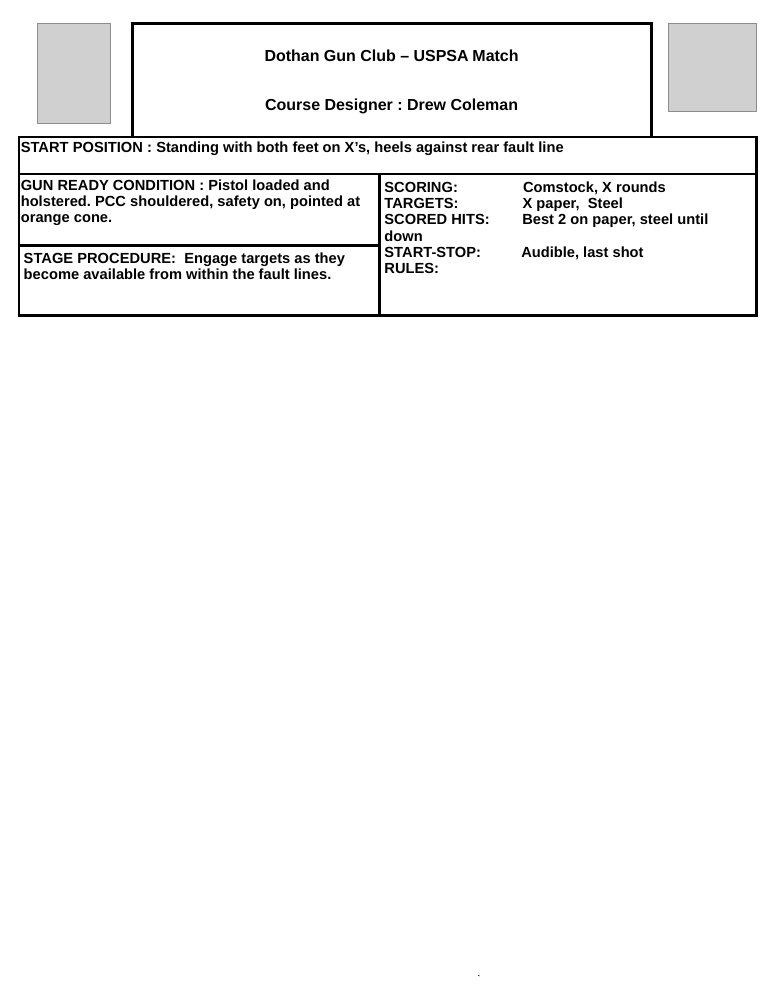
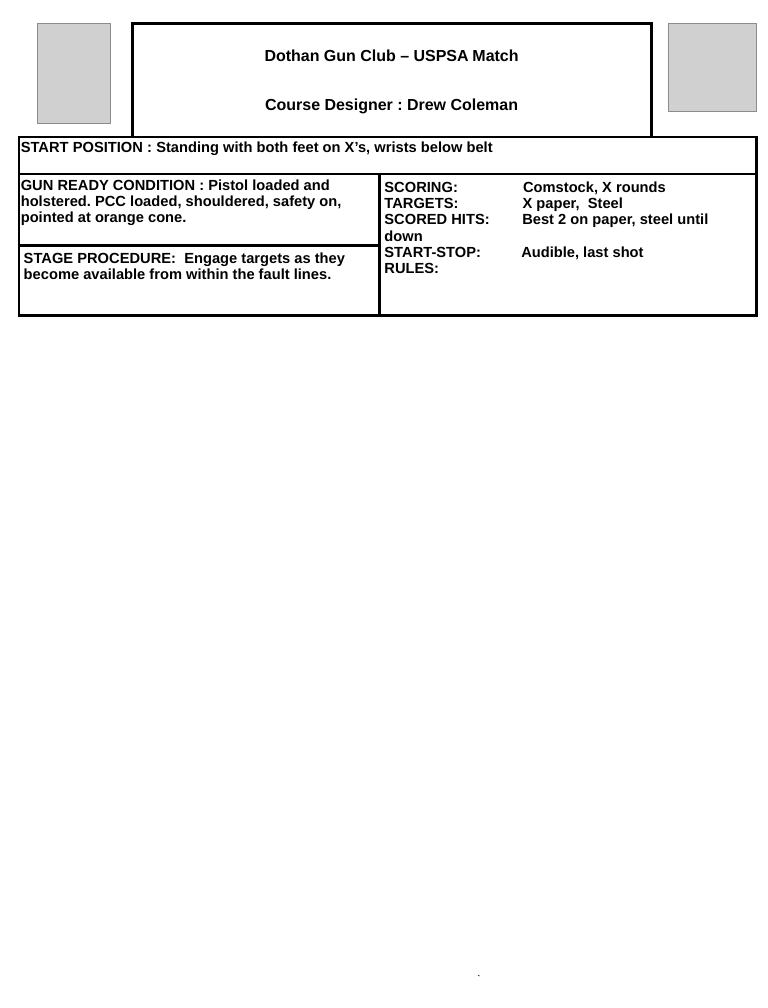
Before and after one commit to bagellord/USPSA-Stages, a slide deck: slide 1 of - Stage Design - USPSA.pptx. Drawn at 768x1008 pixels with LibreOffice and Linux fonts; fonts in the diff are those of the drawing; grey boxes stand for pictures. Boxes give left, top, right and bottom in pixels: in the first picture for what was removed or moved away, otherwise in the second. Text is boxed around its words. In the diff, an @@ line names an element or a change of style, - is before the commit and + after.

```diff
--- a/- Stage Design - USPSA.pptx
+++ b/- Stage Design - USPSA.pptx
@@ table at [19,23,757,325] @@
-row 2, column 1: START POSITION : Standing with both feet on X’s, heels against rear fault line
+row 2, column 1: START POSITION : Standing with both feet on X’s, wrists below belt
-row 3, column 1: GUN READY CONDITION : Pistol loaded and holstered. PCC shouldered, safety on, pointed at orange cone.
+row 3, column 1: GUN READY CONDITION : Pistol loaded and holstered. PCC loaded, shouldered, safety on, pointed at orange cone.
```
Also in this commit, not shown: 12 other files.
